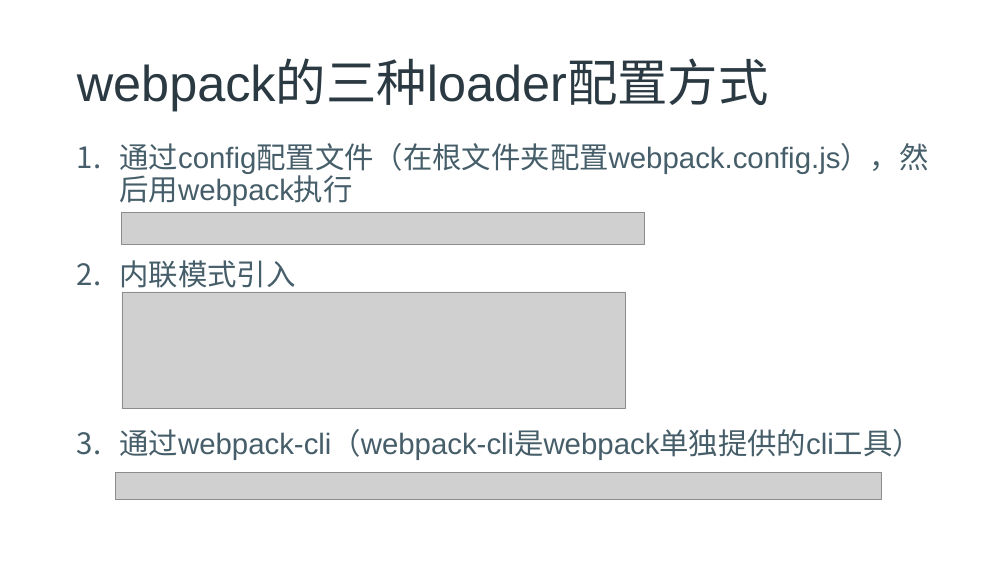
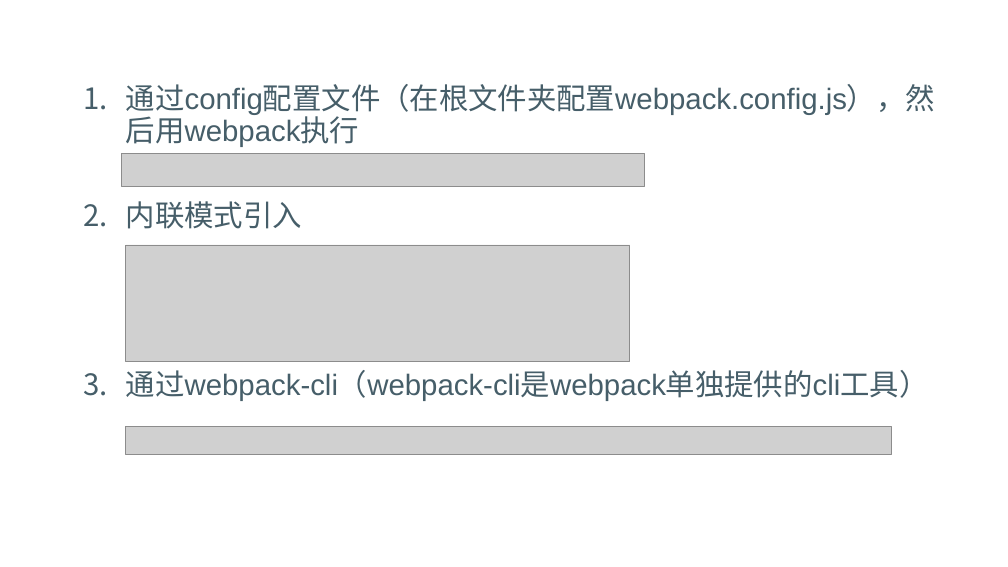
Before and after one commit to freeozyl80/webpack-lesson, a slide deck: slide 15 of chapter4/chapter4pptx.pptx (slide 13 before the commit). Drawn at 1008x567 pixels with LibreOffice and Linux fonts; fonts in the diff are those of the drawing; grey boxes stand for pictures; background and template pictures are left out. Boxes give left, top, right and bottom in pixels: in the first picture for what was removed or moved away, otherwise in the second. Text is boxed around its words. In the diff, an @@ line names an element or a change of style, - is before the commit and + after.

```diff
--- a/chapter4/chapter4pptx.pptx
+++ b/chapter4/chapter4pptx.pptx
@@ text "通过config配置文件（在根文件夹配置webpack.config.js），然后用webpack执行": place and size @@
-text "通过config配置文件（在根文件夹配置webpack.config.js），然后用webpack执行" at <box>119,143,928,460</box>
+text "通过config配置文件（在根文件夹配置webpack.config.js），然后用webpack执行" at <box>126,84,935,401</box>
@@ title removed at <box>77,61,769,111</box> @@
-webpack的三种loader配置方式
@@ picture: place and size @@
-picture at <box>122,212,645,245</box>
+picture at <box>122,154,645,186</box>
@@ picture: place and size @@
-picture at <box>122,292,626,408</box>
+picture at <box>126,245,630,361</box>
@@ picture: place and size @@
-picture at <box>116,473,881,500</box>
+picture at <box>126,426,891,454</box>
```
Also in this commit, not shown: 21 other slides changed, 14 slides added, 6 slides removed, 5 other files.
